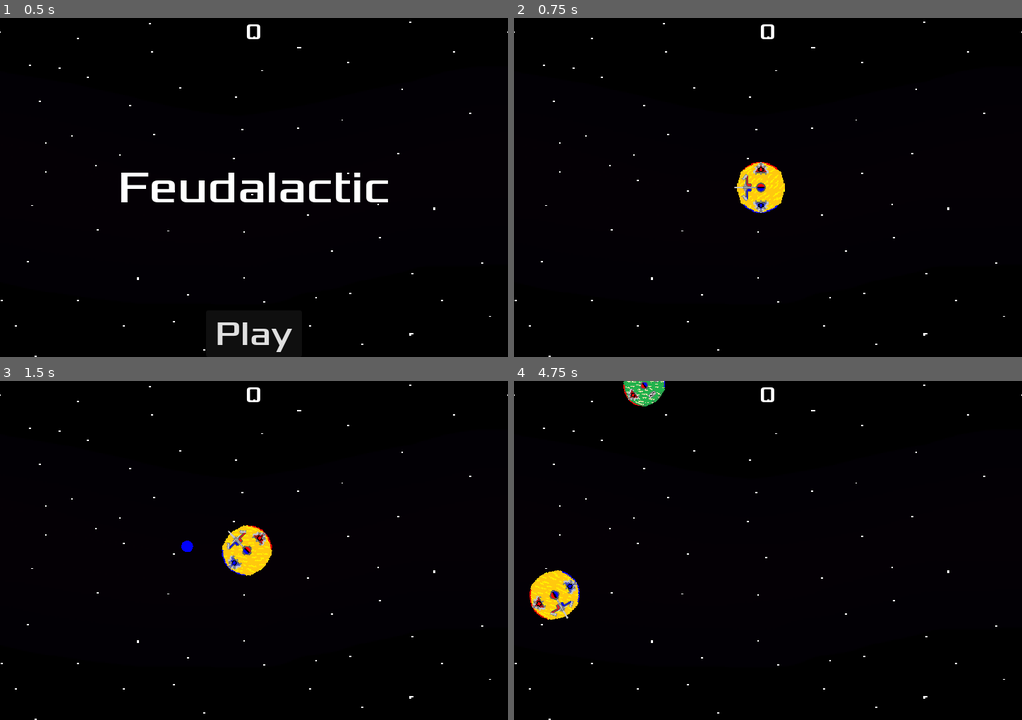
Above: before the commit, frames 1-4 (two rows, left to right).
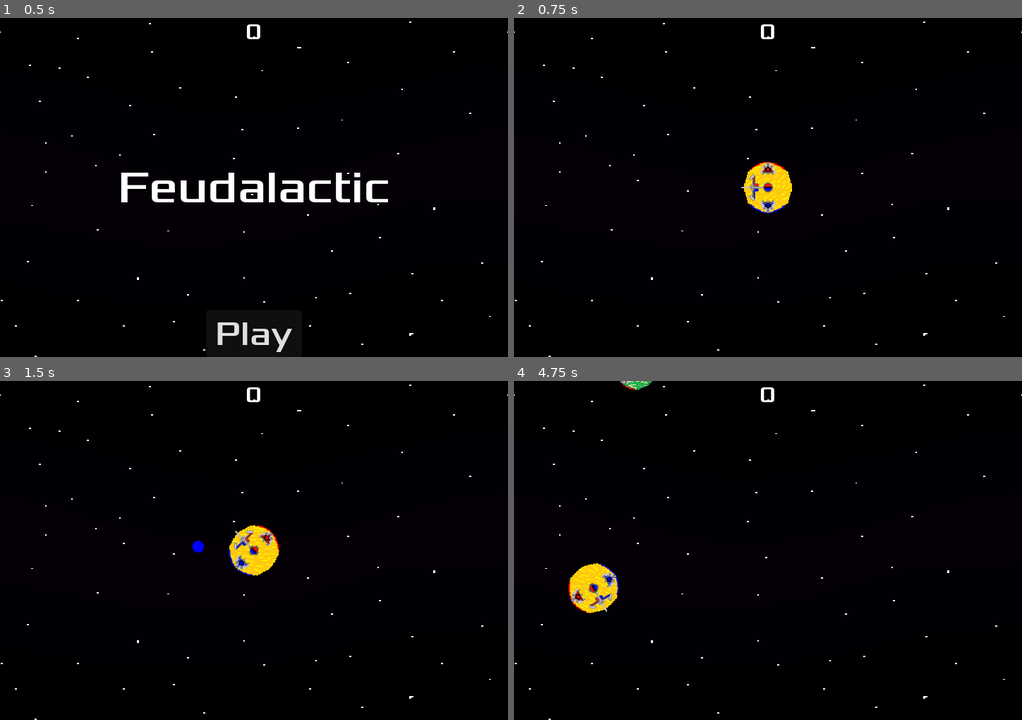
Above: after the commit, the same moments.

Repository: Austincain1006/MelonJam2024
Game: Godot game, scene res://main.tscn
Same seed, same stepped clock (60 frames per second), same inputs: the game is played once before the commit and once after it.
Inputs (mouse positions are in pixels of both pictures, inside the frame that each line leads up to):
- Up to frame 1 (0.5 s): no input
- Up to frame 2 (0.75 s): click "Play" at 0.5 s
- Up to frame 3 (1.5 s): tap Enter at 1.25 s; move the mouse to (365, 533) at 1.27 s; hold D (RotateRight) from 1.28 s (still down); hold Right mouse button (FireNegative) from 1.28 s (still down)
- Up to frame 4 (4.75 s): move the mouse to (666, 567) at 2.02 s; release D (RotateRight) at 2.03 s; release Right mouse button (FireNegative) at 2.03 s; hold S (MoveBackward) 2.03-2.78 s; click (666, 567) at 2.1 s; move the mouse to (818, 475) at 2.77 s; hold D (RotateRight) 2.78-3.53 s; hold Right mouse button (FireNegative) 2.78-3.53 s; move the mouse to (742, 618) at 3.52 s; hold W (MoveForward) 3.53-4.28 s; click (742, 618) at 3.6 s; move the mouse to (920, 601) at 4.27 s; hold A (RotateLeft) from 4.28 s (still down); hold Right mouse button (FireNegative) from 4.28 s (still down)

Frame 1 is identical in both runs. In frame 2, 1.0% of the frame differs, in the area x 43-55%, y 42-58%; in frame 3, 1.1%; in frame 4, 2.5%, in the area x 3-30%, y 0-71%.

Commit message:
Deleted Debug Scene

Diff:
--- a/enemy.gd
+++ b/enemy.gd
@@ -89,7 +89,6 @@
 
 
 func _on_rotate_timer_timeout():
-	print("rotate!")
 	targetRotation = randf_range(0, 2 * PI)
 
 
--- a/ion.gd
+++ b/ion.gd
@@ -2,10 +2,12 @@
 # Simulates charged particle. Has collisions and is affected by magnetic fields.
 extends Area2D
 
-@export var speed = 200
+@export var speed = 170
 var velocity
 var isPositiveCharge = true
 var immunityMask
+var fieldMagnitude = 0.05
+var magneticRadius = 64
 
 
 # Called when the node enters the scene tree for the first time.
@@ -25,8 +27,10 @@
 	# Set Texture of Ion to Match Charge
 	if charge == false:
 		$Sprite2D.texture = load("res://Art/IonNegative.png")
+		$MagneticField.add_to_group("NegativeField")
 	else:
 		$Sprite2D.texture = load("res://Art/IonPositive.png")
+		$MagneticField.add_to_group("PositiveField")
 
 
 func setVelocity(newVel):
@@ -47,6 +51,12 @@
 		queue_free()
 	else:
 		pass
+
+
+func _on_area_entered(area):
+	if area.is_in_group("Ion"):
+		if area != $MagneticField && (area.isPositiveCharge != isPositiveCharge):
+			queue_free()
 
 
 func _on_visible_on_screen_notifier_2d_screen_exited():
--- a/ion.tscn
+++ b/ion.tscn
@@ -1,10 +1,13 @@
-[gd_scene load_steps=4 format=3 uid="uid://bg1a2u5l6x3s5"]
+[gd_scene load_steps=5 format=3 uid="uid://bg1a2u5l6x3s5"]
 
 [ext_resource type="Texture2D" uid="uid://dc2xkygdnxqac" path="res://Art/IonPositive.png" id="1_0itf2"]
 [ext_resource type="Script" path="res://ion.gd" id="1_q2que"]
 
 [sub_resource type="CircleShape2D" id="CircleShape2D_eu4og"]
 radius = 8.0
+
+[sub_resource type="CircleShape2D" id="CircleShape2D_qcxmx"]
+radius = 32.0
 
 [node name="Ion" type="Area2D" groups=["Ion"]]
 script = ExtResource("1_q2que")
@@ -19,5 +22,11 @@
 
 [node name="VisibleOnScreenNotifier2D" type="VisibleOnScreenNotifier2D" parent="."]
 
+[node name="MagneticField" type="Area2D" parent="."]
+
+[node name="CollisionShape2D" type="CollisionShape2D" parent="MagneticField"]
+shape = SubResource("CircleShape2D_qcxmx")
+
+[connection signal="area_entered" from="." to="." method="_on_area_entered"]
 [connection signal="body_entered" from="." to="." method="_on_body_entered"]
 [connection signal="screen_exited" from="VisibleOnScreenNotifier2D" to="." method="_on_visible_on_screen_notifier_2d_screen_exited"]
--- a/main.tscn
+++ b/main.tscn
@@ -10,7 +10,7 @@
 
 [sub_resource type="Curve2D" id="Curve2D_rdftt"]
 _data = {
-"points": PackedVector2Array(0, 0, 0, 0, 0, 0, 0, 0, 0, 0, 720, 0, 0, 0, 0, 0, 720, 480, 0, 0, 0, 0, 0, 480, 0, 0, 0, 0, 0, 0)
+"points": PackedVector2Array(0, 0, 0, 0, -24, -24, 0, 0, 0, 0, 744, -24, 0, 0, 0, 0, 744, 504, 0, 0, 0, 0, -24, 504, 0, 0, 0, 0, -24, -24)
 }
 point_count = 5
 
@@ -28,7 +28,7 @@
 position = Vector2(665, 223)
 
 [node name="Spawnpoint" type="Marker2D" parent="."]
-position = Vector2(350, 240)
+position = Vector2(360, 240)
 
 [node name="NavMesh" type="Node" parent="."]
 
@@ -315,6 +315,7 @@
 curve = SubResource("Curve2D_rdftt")
 
 [node name="EnemySpawnerPath" type="PathFollow2D" parent="EnemySpawner"]
+position = Vector2(-24, -24)
 
 [node name="EnemySpawnTimer" type="Timer" parent="."]
 wait_time = 4.0
--- a/player.gd
+++ b/player.gd
@@ -4,7 +4,7 @@
 
 signal playerHit
 
-@export var speed = 200
+@export var speed = 169
 @export var rotateSpeed = 4.0
 @export var ionScene : PackedScene
 var rotationDirection
Not shown: 1 places in debugScene.tscn that only renumber resources
